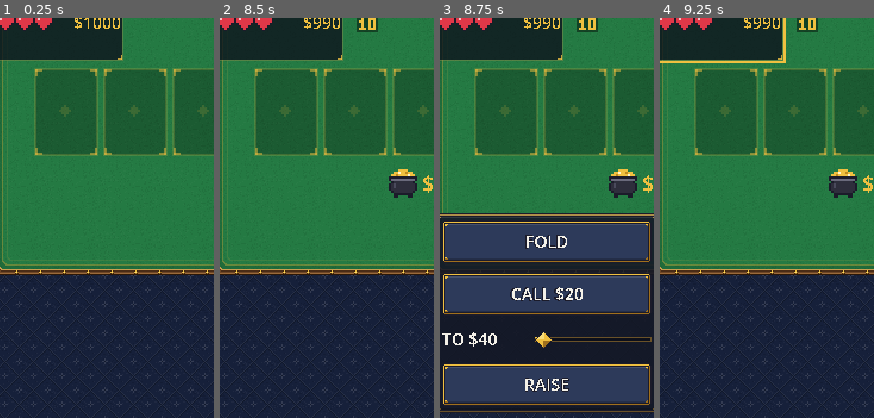
Above: before the commit, frames 1-4 (left to right).
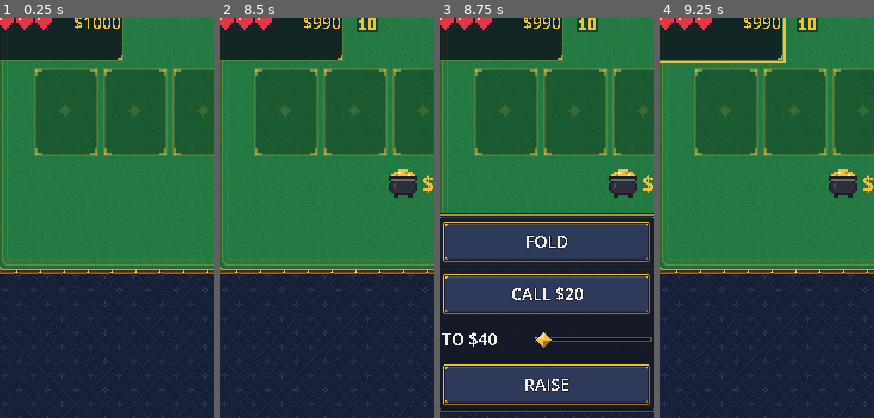
Above: after the commit, the same moments.

Repository: ryanlacroix/poker2
Game: Godot game, scene res://scenes/table.tscn
Same seed, same stepped clock (60 frames per second), same inputs: the game is played once before the commit and once after it. This scene is started directly instead of the project's main scene.
Inputs (mouse positions are % of the whole screen's width and height, from its top left):
- Up to frame 1 (0.25 s): no input
- Up to frame 2 (8.5 s): tap Enter at 0.5, 2, 6.5 s; drag from (77, 91) to (60, 28) at 0.52 s; tap Space at 1.25, 5.75 s; drag from (16, 47) to (45, 70) at 1.27 s; move the mouse to (16, 30) at 2.02 s; tap R at 2.1, 6.6 s; click (16, 30) at 2.17 s; drag from (16, 12) to (20, 35) at 2.77 s; drag from (84, 12) to (55, 50) at 3.52 s; drag from (84, 30) to (35, 25) at 4.27 s; move the mouse to (84, 47) at 5.02 s; tap F at 5.1 s; click (84, 47) at 5.17 s; drag from (35, 25) to (30, 55) at 5.77 s; move the mouse to (72, 45) at 6.52 s; click (72, 45) at 6.67 s; drag from (30, 55) to (45, 70) at 7.27 s; move the mouse to (60, 28) at 8.02 s; tap C at 8.1 s; click (60, 28) at 8.17 s
- Up to frame 3 (8.75 s): no input
- Up to frame 4 (9.25 s): click "FOLD" at 8.75 s
The pictures show only the part of the screen within x 2-52%, y 50-100%; the shares and areas given below are measured in that part.

Frames 1-2 are identical in both runs. In frame 3, 0.5% of the frame differs, in the area x 32-68%, y 54-71%; in frame 4, nothing differs.

Commit message:
added item icons to magpie item selector

Diff:
--- a/scripts/ui/marquee_button.gd
+++ b/scripts/ui/marquee_button.gd
@@ -4,7 +4,8 @@
 ## centred, as on any button, but text too long to fit scrolls sideways within it, smoothly. It
 ## holds at the start for [constant HOLD_SECONDS], scrolls to the end, holds there, then starts
 ## again from the beginning. Set [member text] as usual; set [member text_color] (not a theme
-## override) to recolour it.
+## override) to recolour it. A [member side_icon] sits just right of the text, and stays put at
+## the right while the text scrolls beside it.
 
 ## How fast too-long text scrolls, in pixels a second.
 const SCROLL_SPEED := 30.0
@@ -12,6 +13,9 @@
 const HOLD_SECONDS := 1.0
 ## Room kept clear between the text and the inside of the button's frame, at each side.
 const PADDING := 3.0
+## [member side_icon] is drawn this many times its size (1 = as on the seats), this far from the text.
+const ICON_SCALE := 1
+const ICON_GAP := 8.0
 const FONT_COLORS: Array[StringName] = [
 	&"font_color", &"font_hover_color", &"font_pressed_color", &"font_hover_pressed_color",
 	&"font_focus_color", &"font_disabled_color",
@@ -19,11 +23,22 @@
 
 ## Replaces the theme's font colour in every state while its alpha is above 0.
 var text_color := Color.TRANSPARENT
+## A picture shown just right of the text (null = none). The button is made tall enough for it.
+var side_icon: Texture2D:
+	set(value):
+		side_icon = value
+		_icon.texture = value
+		_icon.visible = value != null
+		if value:
+			var box := get_theme_stylebox("normal") if is_inside_tree() else null
+			var frame := box.get_margin(SIDE_TOP) + box.get_margin(SIDE_BOTTOM) if box else 8.0
+			custom_minimum_size.y = maxf(custom_minimum_size.y, value.get_height() * ICON_SCALE + frame + 4)
 
 # The button draws its own text invisibly (for its height and focus); this label shows it instead,
 # clipped to the space inside the button's frame.
 var _clip := Control.new()
 var _label := Label.new()
+var _icon := TextureRect.new()
 # The theme's font colour for each state, from before they were hidden.
 var _theme_colors := {}
 var _scroll_time := 0.0
@@ -34,6 +49,10 @@
 	for state in FONT_COLORS:
 		_theme_colors[state] = get_theme_color(state)
 		add_theme_color_override(state, Color.TRANSPARENT)
+	# The button's own text outline would still show through, so the label wears it instead.
+	_label.add_theme_color_override("font_outline_color", get_theme_color("font_outline_color"))
+	_label.add_theme_constant_override("outline_size", get_theme_constant("outline_size"))
+	add_theme_constant_override("outline_size", 0)
 	_clip.clip_contents = true
 	_clip.mouse_filter = MOUSE_FILTER_IGNORE
 	add_child(_clip, false, INTERNAL_MODE_FRONT)
@@ -42,6 +61,11 @@
 	_label.add_theme_font_override("font", get_theme_font("font"))
 	_label.add_theme_font_size_override("font_size", get_theme_font_size("font_size"))
 	_clip.add_child(_label)
+	_icon.mouse_filter = MOUSE_FILTER_IGNORE
+	_icon.texture_filter = CanvasItem.TEXTURE_FILTER_NEAREST
+	_icon.expand_mode = TextureRect.EXPAND_IGNORE_SIZE
+	_icon.visible = side_icon != null
+	add_child(_icon, false, INTERNAL_MODE_FRONT)
 
 
 func _process(delta: float) -> void:
@@ -50,17 +74,27 @@
 		_scroll_time = 0.0
 	var box := get_theme_stylebox("normal")
 	var inset := Vector2(box.get_margin(SIDE_LEFT) + PADDING, box.get_margin(SIDE_TOP))
-	_clip.position = inset
-	_clip.size = size - inset - Vector2(box.get_margin(SIDE_RIGHT) + PADDING, box.get_margin(SIDE_BOTTOM))
+	var area := Rect2(inset, size - inset - Vector2(box.get_margin(SIDE_RIGHT) + PADDING, box.get_margin(SIDE_BOTTOM)))
+	# Room the icon (and the gap before it) takes from the text.
+	var icon_size := side_icon.get_size() * ICON_SCALE if side_icon else Vector2.ZERO
+	var reserved := icon_size.x + ICON_GAP if side_icon else 0.0
+	_clip.position = area.position
+	_clip.size = Vector2(area.size.x - reserved, area.size.y)
 	var text_width := _label.get_minimum_size().x
 	var overflow := text_width - _clip.size.x
 	_label.size = Vector2(text_width, _clip.size.y)
 	if overflow <= 0:
+		# The text and icon, centred together.
 		_scroll_time = 0.0
-		_label.position = Vector2(roundf(-overflow / 2), 0)
+		_label.position = Vector2(roundf((area.size.x - text_width - reserved) / 2), 0)
 	else:
 		_scroll_time += delta
 		_label.position = Vector2(-roundf(_scroll_offset(overflow)), 0)
+	if side_icon:
+		var icon_x := area.position.x + _label.position.x + text_width + ICON_GAP if overflow <= 0 \
+			else area.end.x - icon_size.x
+		_icon.position = Vector2(roundf(icon_x), roundf(area.get_center().y - icon_size.y / 2))
+		_icon.size = icon_size
 	_label.add_theme_color_override("font_color", _font_color())
 
 
--- a/scripts/ui/pixel_art.gd
+++ b/scripts/ui/pixel_art.gd
@@ -440,6 +440,17 @@
 				canvas.draw_rect(Rect2(origin + Vector2(x, y) * px, Vector2(px, px)), color)
 
 
+## A multi-colour pattern as a texture, one texel per cell (draw it scaled up with nearest
+## filtering); characters missing from [param colors] are transparent.
+static func texture(pattern: Array, colors: Dictionary) -> ImageTexture:
+	var image := Image.create_empty(pattern[0].length(), pattern.size(), false, Image.FORMAT_RGBA8)
+	for y in pattern.size():
+		var row: String = pattern[y]
+		for x in row.length():
+			image.set_pixel(x, y, colors.get(row[x], Color.TRANSPARENT))
+	return ImageTexture.create_from_image(image)
+
+
 ## Fills every non-'.' cell of [param pattern] with one colour (a glyph or a silhouette).
 static func draw(canvas: CanvasItem, pattern: Array, origin: Vector2, px: int, color: Color) -> void:
 	for y in pattern.size():
--- a/scripts/ui/table_scene.gd
+++ b/scripts/ui/table_scene.gd
@@ -1065,15 +1065,28 @@
 	title.add_theme_font_size_override("font_size", 32)
 	title.add_theme_color_override("font_color", PixelArt.HEART_RED)
 	box.add_child(title)
-	var modal: Control
+	var buttons: Array[MarqueeButton] = []
 	for held in victim.items:
 		var button := _new_button("STEAL %s" % Item.display_name(held.kind))
-		button.pressed.connect(func() -> void:
+		var art := SeatView.item_art(held.kind)
+		button.side_icon = PixelArt.texture(art[0], art[1])
+		buttons.append(button)
+		box.add_child(button)
+	# As tall as each other, whichever icon is tallest.
+	var height := 0.0
+	for button in buttons:
+		height = maxf(height, button.custom_minimum_size.y)
+	for button in buttons:
+		button.custom_minimum_size.y = height
+	var modal := _show_modal(box)
+	# Connected once the modal exists: lambdas capture locals by value, so one made earlier would
+	# only ever see it as null.
+	for i in buttons.size():
+		var held := victim.items[i]
+		buttons[i].pressed.connect(func() -> void:
 			modal.queue_free()
 			_submit_item_decision(ItemDecision.new(Item.Action.USE, _using, victim, held)))
-		box.add_child(button)
-	modal = _show_modal(box)
-	box.get_child(1).grab_focus()
+	buttons[0].grab_focus()
 
 
 ## Someone fired a gun: the screen darkens, a tracer joins the two portraits and the target
